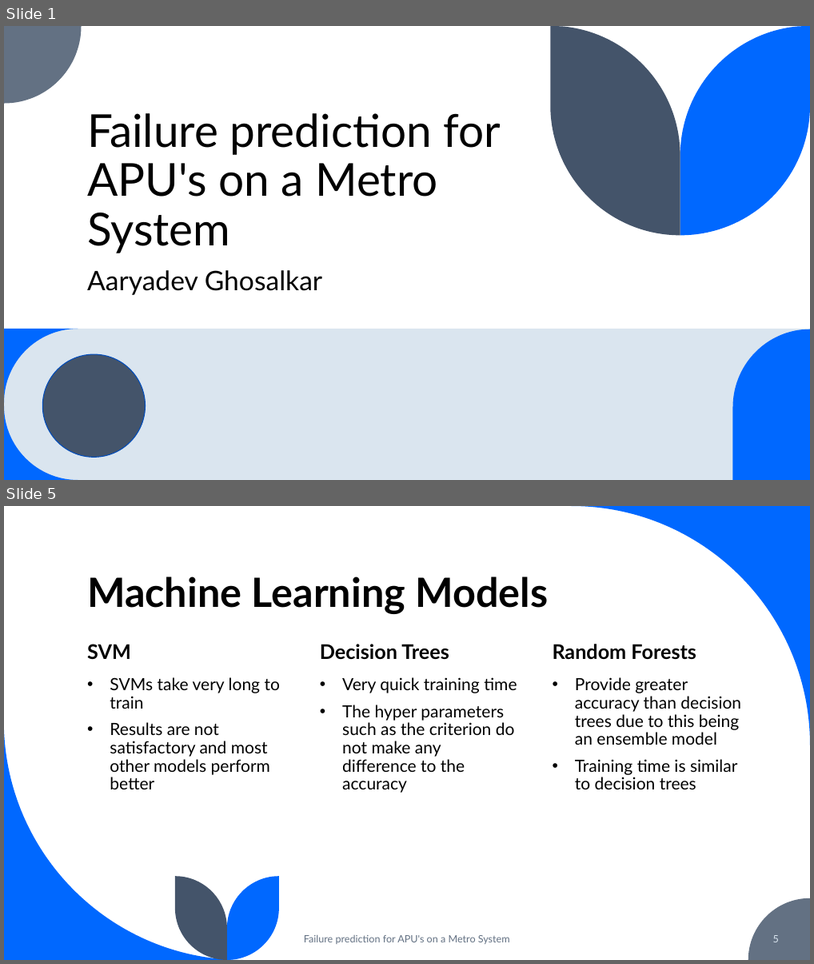
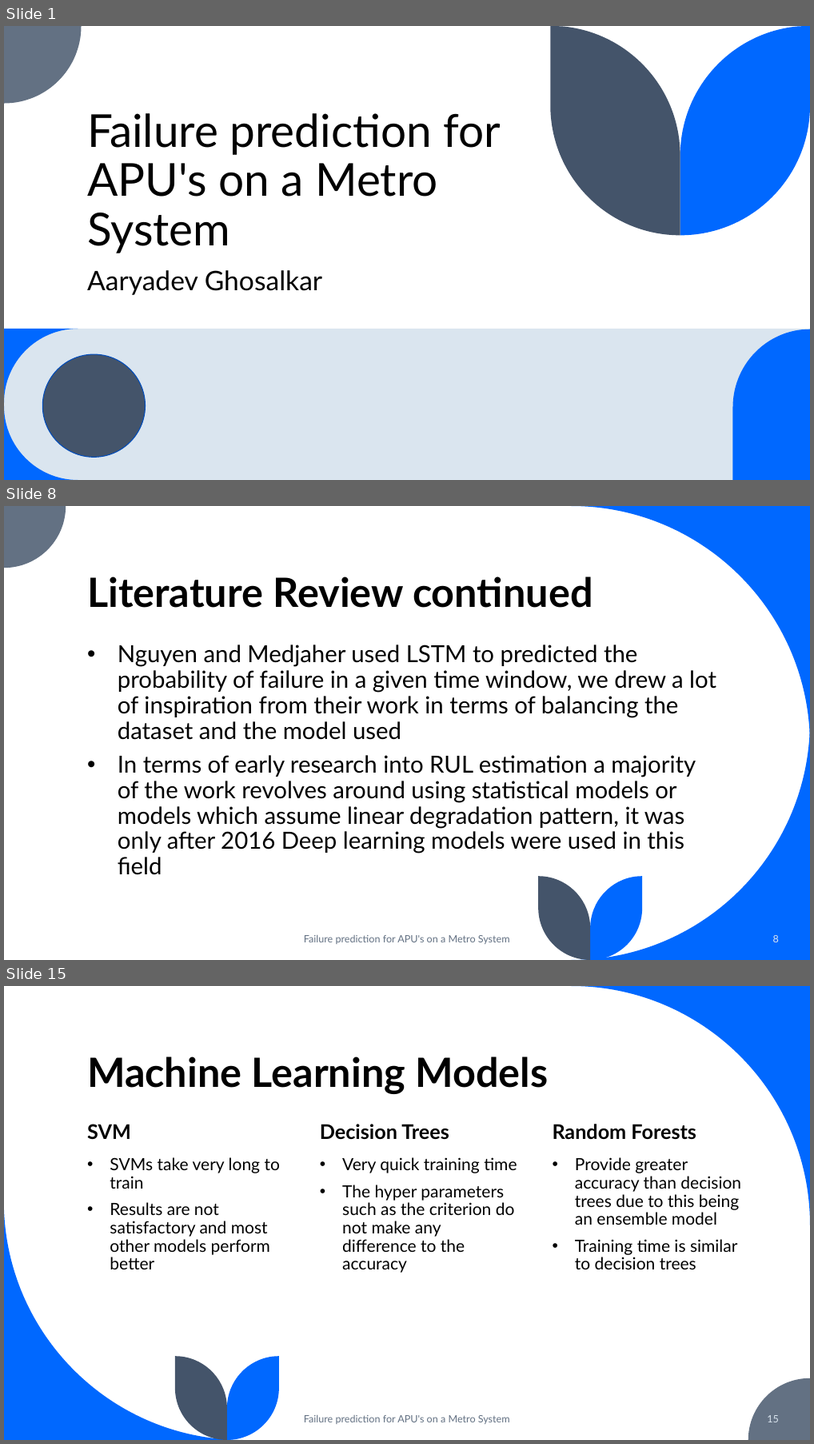
Before and after one commit to aaryadevg/Metro_PdM_Research, a slide deck: Paper/Viva.pptx. Shown one above the other, each under a label of ours: slides 1 and 5 before the commit, slides 1, 8 and 15 after it; the slides between them are not shown. The pictures are 814x964 and 814x1444 pixels, drawn with LibreOffice and Linux fonts; fonts in the diff are those of the drawing. Boxes give left, top, right and bottom in pixels: in the first picture for what was removed or moved away, otherwise in the second. Text is boxed around its words. In the diff, an @@ line names an element or a change of style, - is before the commit and + after.

```diff
--- a/Paper/Viva.pptx
+++ b/Paper/Viva.pptx
@@ slide 8 added at bbox=[4, 506, 810, 960], background #FFFFFF @@
@@ freeform shape added at bbox=[4, 506, 66, 568], fill #637183 @@
@@ freeform shape added at bbox=[571, 506, 810, 745], fill #0068FF @@
@@ title added at bbox=[87, 576, 594, 608], 48 pt, text #000000, bold @@
+Literature Review continued
@@ text added at bbox=[118, 644, 717, 875], 28 pt, text #000000 @@
+• Nguyen and Medjaher used LSTM to predicted the probability of failure in a given time window, we drew a lot of inspiration from their work in terms of balancing the dataset and the model used
+• In terms of early research into RUL estimation a majority of the work revolves around using statistical models or models which assume linear degradation pattern, it was only after 2016 Deep learning models were used in this field
@@ freeform shape added at bbox=[571, 720, 810, 960], fill #0068FF @@
@@ freeform shape added at bbox=[539, 876, 591, 960], fill #44546A @@
@@ freeform shape added at bbox=[591, 876, 643, 960], fill #0068FF @@
@@ text added at bbox=[304, 935, 510, 944], 12 pt, text #637183 @@
+Failure prediction for APU's on a Metro System
@@ page number added at bbox=[774, 935, 779, 942], 12 pt, text #DAE5EF @@
+8
@@ what was slide 5 is now slide 15 @@
@@ page number at bbox=[767, 1415, 779, 1422]: text changed @@
-5
+15
```
Also in this commit, not shown: 5 slides changed, 11 other slides added, 15 other files.
